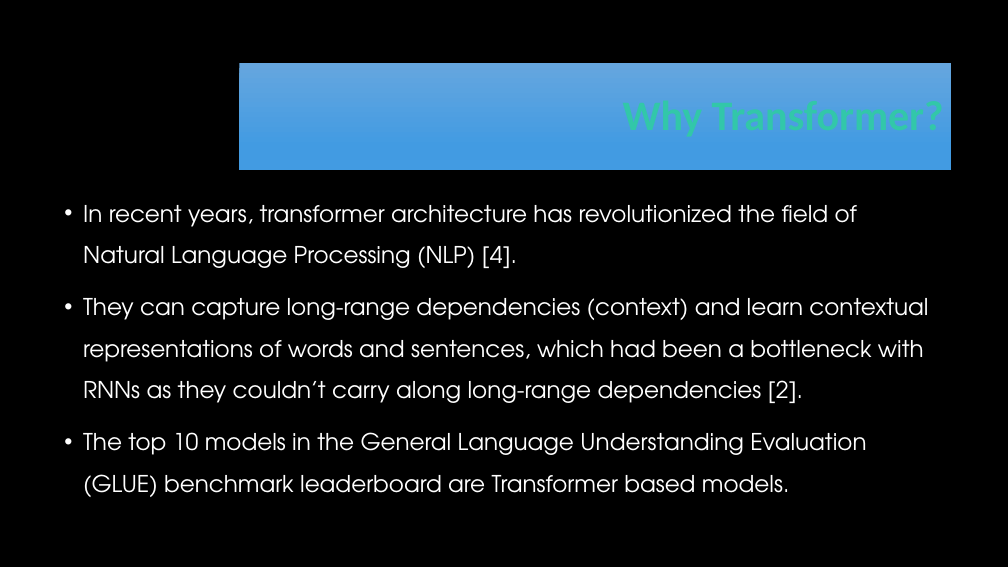
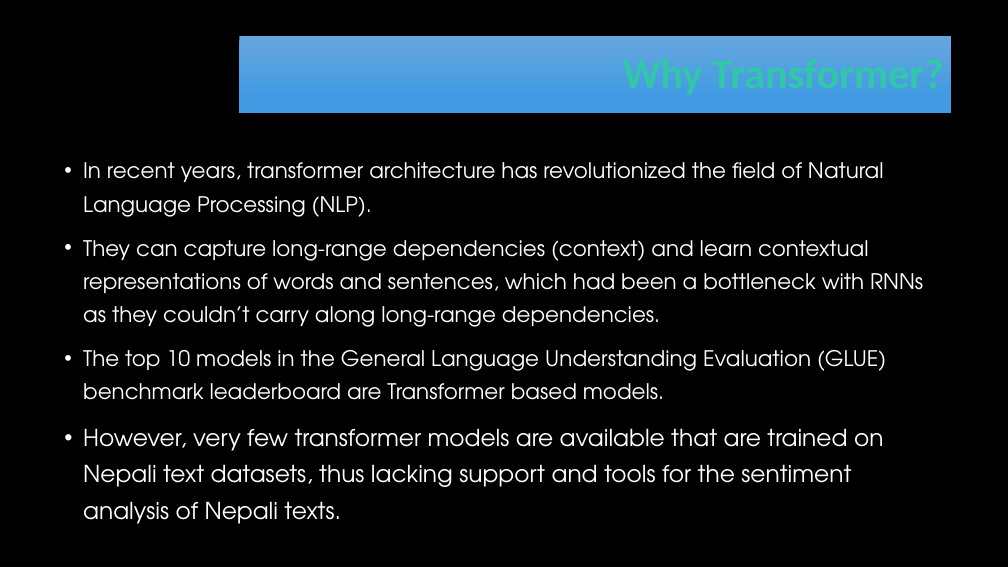
Before and after one commit to RayGone/Thesis, a slide deck: slide 5 of Main Thesis/Thesis Defense Presentation.pptx. Drawn at 1008x567 pixels with LibreOffice and Linux fonts; fonts in the diff are those of the drawing; background and template pictures are left out. Boxes give left, top, right and bottom in pixels: in the first picture for what was removed or moved away, otherwise in the second. Text is boxed around its words. In the diff, an @@ line names an element or a change of style, - is before the commit and + after.

```diff
--- a/Main Thesis/Thesis Defense Presentation.pptx
+++ b/Main Thesis/Thesis Defense Presentation.pptx
@@ title "Why Transformer?": place and size @@
-title "Why Transformer?" at [240,64,952,170]
+title "Why Transformer?" at [240,36,952,113]
@@ text "In recent years, transformer architecture ...": place and size @@
-text "In recent years, transformer architecture ..." at [83,205,928,497]
+text "In recent years, transformer architecture ..." at [83,162,923,524]
@@ text at [83,162,923,327]: text changed; size 22 to 20.4 pt @@
-• In recent years, transformer architecture has revolutionized the field of Natural Language Processing (NLP) [4].
-• They can capture long-range dependencies (context) and learn contextual representations of words and sentences, which had been a bottleneck with RNNs as they couldn’t carry along long-range dependencies [2].
+• In recent years, transformer architecture has revolutionized the field of Natural Language Processing (NLP).
+• They can capture long-range dependencies (context) and learn contextual representations of words and sentences, which had been a bottleneck with RNNs as they couldn’t carry along long-range dependencies.
@@ text at [83,350,886,400]: size 22 to 20.4 pt in "The top 10 models in the General ..."; line spacing 1.5 to 1.3 @@
@@ text at [83,428,883,524]: paragraph added @@
+• However, very few transformer models are available that are trained on Nepali text datasets, thus lacking support and tools for the sentiment analysis of Nepali texts.
```
Also in this commit, not shown: 16 other slides changed, 3 slides added, 2 other files.
